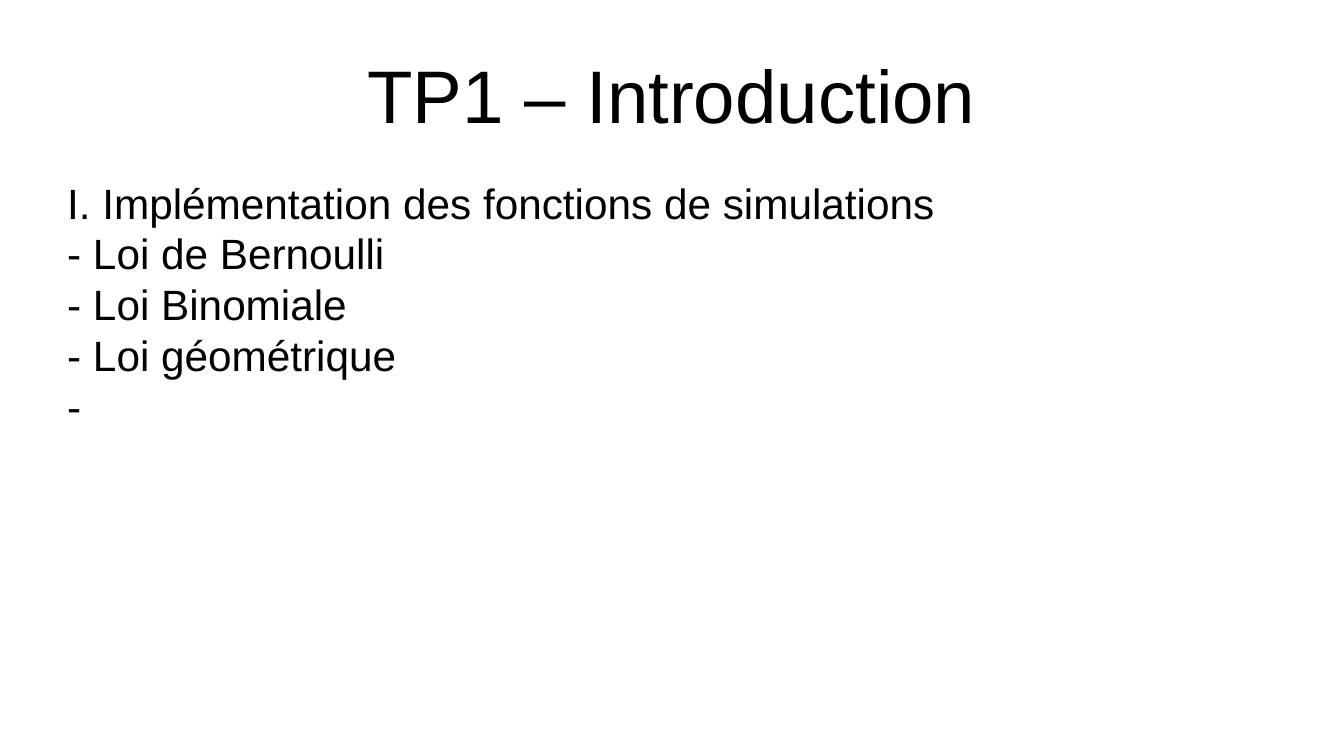
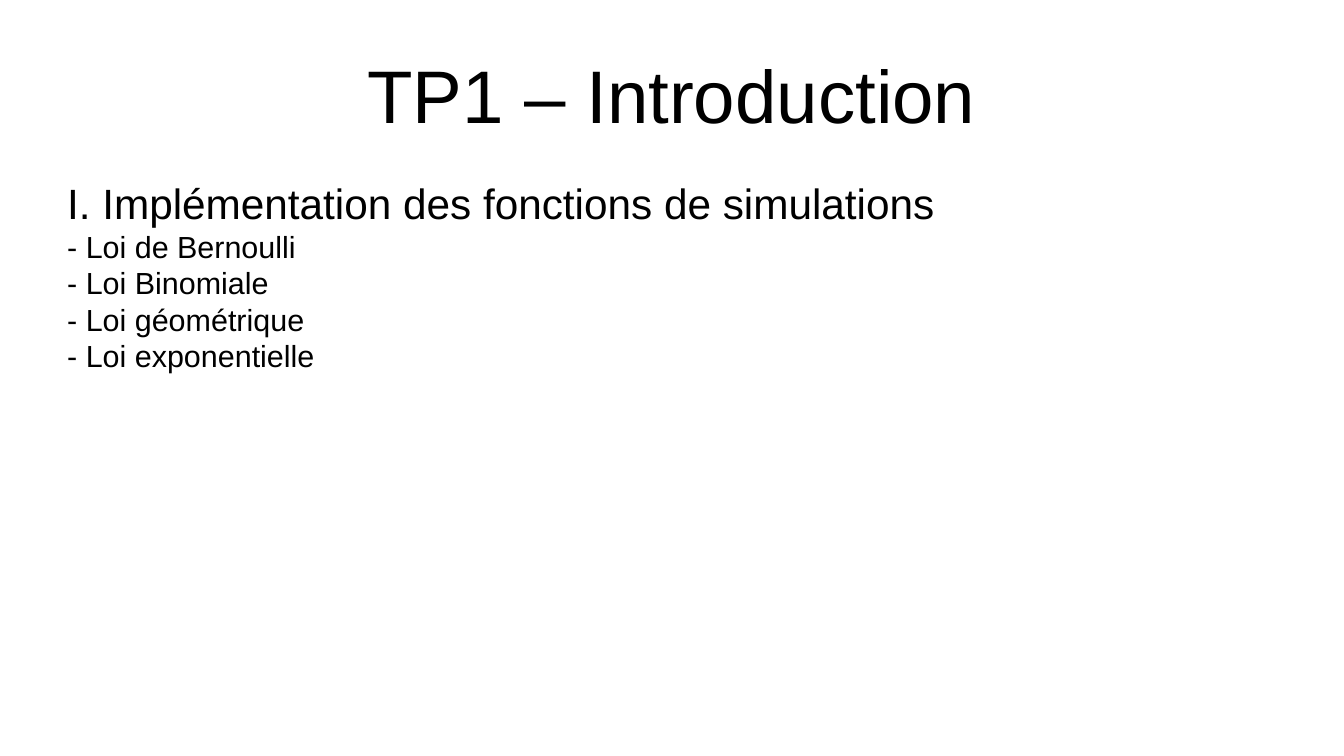
Before and after one commit to WIDEROZ/ESISAR-3A, a slide deck: slide 1 of Mathématiques/Oral/TP1.odp. Drawn at 1344x756 pixels with LibreOffice and Linux fonts; fonts in the diff are those of the drawing. Boxes give left, top, right and bottom in pixels: in the first picture for what was removed or moved away, otherwise in the second. Text is boxed around its words. In the diff, an @@ line names an element or a change of style, - is before the commit and + after.

```diff
--- a/Mathématiques/Oral/TP1.odp
+++ b/Mathématiques/Oral/TP1.odp
@@ subtitle at bbox=[86, 236, 304, 337]: size 25 to 18 pt in "- Loi de Bernoulli", "- Loi Binomiale", "- Loi géométrique" @@
@@ subtitle at bbox=[86, 345, 315, 373]: text changed; size 25 to 18 pt @@
--
+- Loi exponentielle
```
Also in this commit, not shown: 1 other slide changed, 3 slides added, 3 other files.
